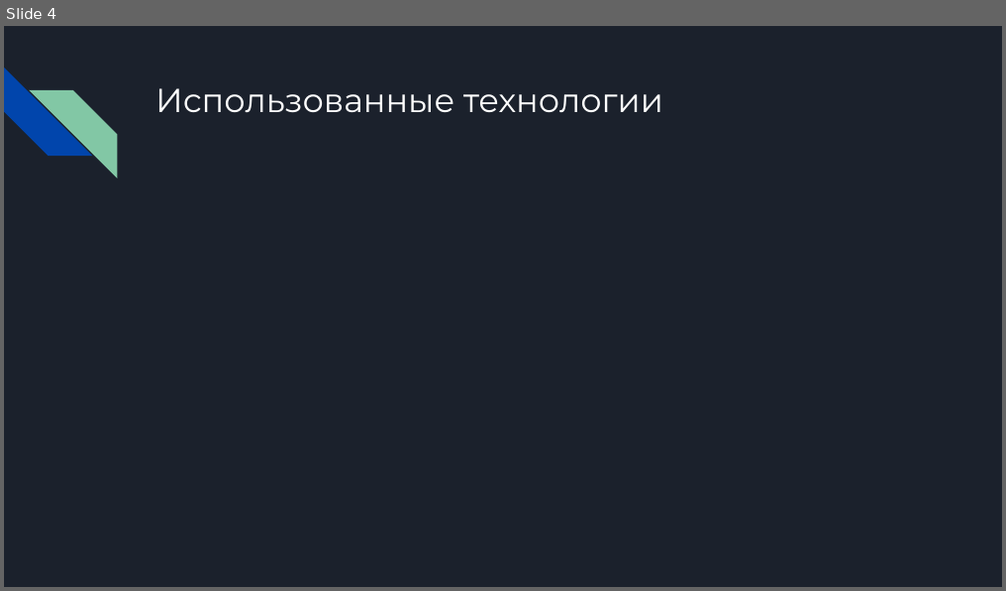
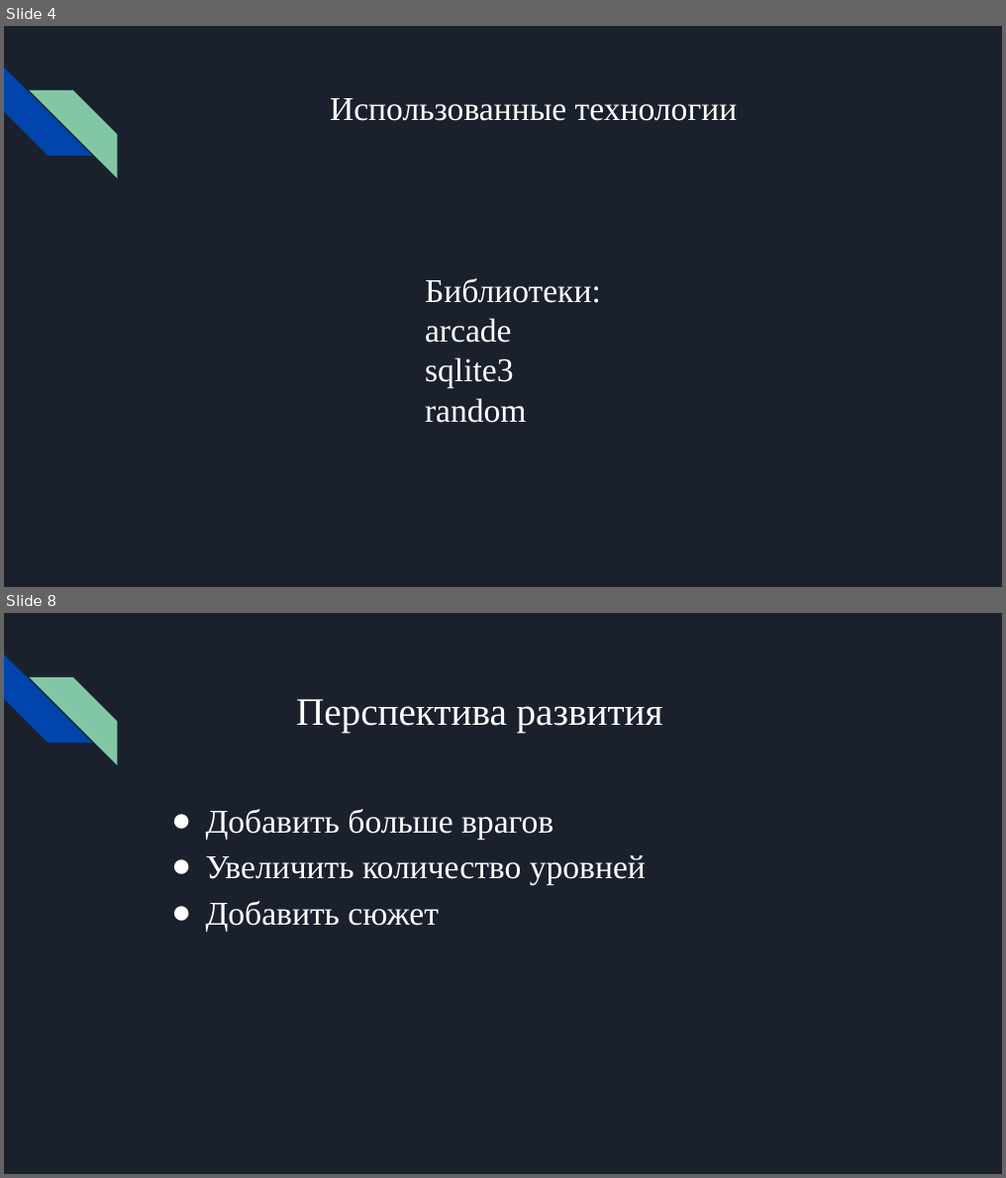
Before and after one commit to ShpakovskiVyacheslav/Arcade-project, a slide deck: documentation/Fish Hunter.pptx. Shown one above the other, each under a label of ours: slide 4 before the commit, slides 4 and 8 after it; the slides between them are not shown. The pictures are 1006x591 and 1006x1178 pixels, drawn with LibreOffice and Linux fonts; fonts in the diff are those of the drawing. Boxes give left, top, right and bottom in pixels: in the first picture for what was removed or moved away, otherwise in the second. Text is boxed around its words. In the diff, an @@ line names an element or a change of style, - is before the commit and + after.

```diff
--- a/documentation/Fish Hunter.pptx
+++ b/documentation/Fish Hunter.pptx
@@ slide 8 added at box(4, 613, 1002, 1174), background #1B212C; not listed: 2 template elements that a slide beside it also shows @@
@@ title added at box(296, 699, 663, 733), 28 pt, text #FFFFFF @@
+Перспектива развития
@@ text added at box(206, 809, 646, 931), 24 pt, text #FFFFFF @@
+● Добавить больше врагов
+● Увеличить количество уровней
+● Добавить сюжет
@@ slide 4 changed as well @@
@@ title "Использованные технологии": place and size @@
-title "Использованные технологии" at box(155, 88, 663, 113)
+title "Использованные технологии" at box(330, 98, 738, 121)
@@ title "Использованные технологии" at box(330, 98, 738, 121): font Montserrat to Times New Roman; alignment left to centre @@
@@ text added at box(425, 278, 601, 423), 24 pt, text #FFFFFF @@
+Библиотеки:
+arcade
+sqlite3
+random
```
Also in this commit, not shown: 3 other slides changed, 4 other slides added, 3 slides removed, 1 other file.
